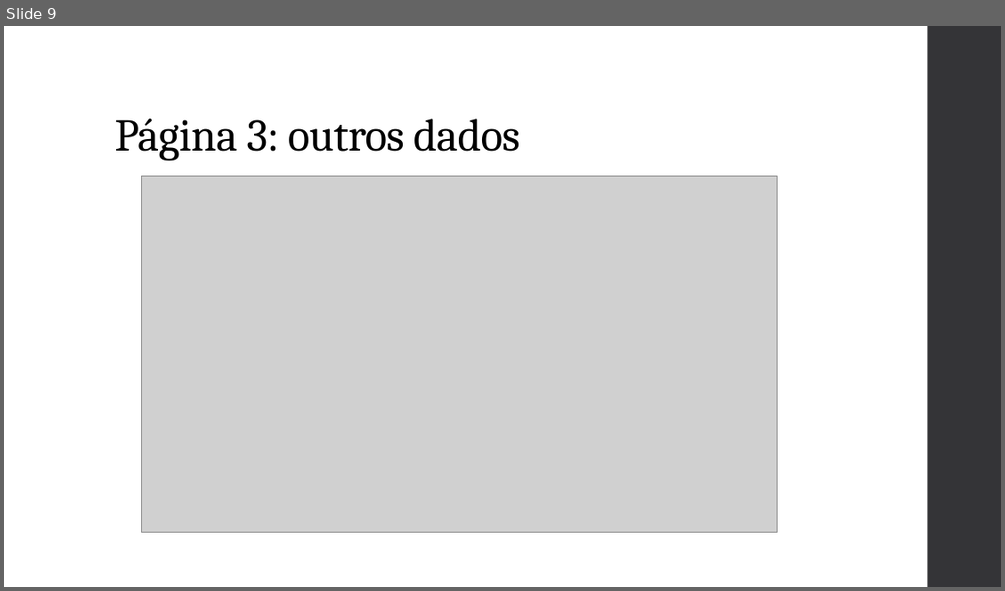
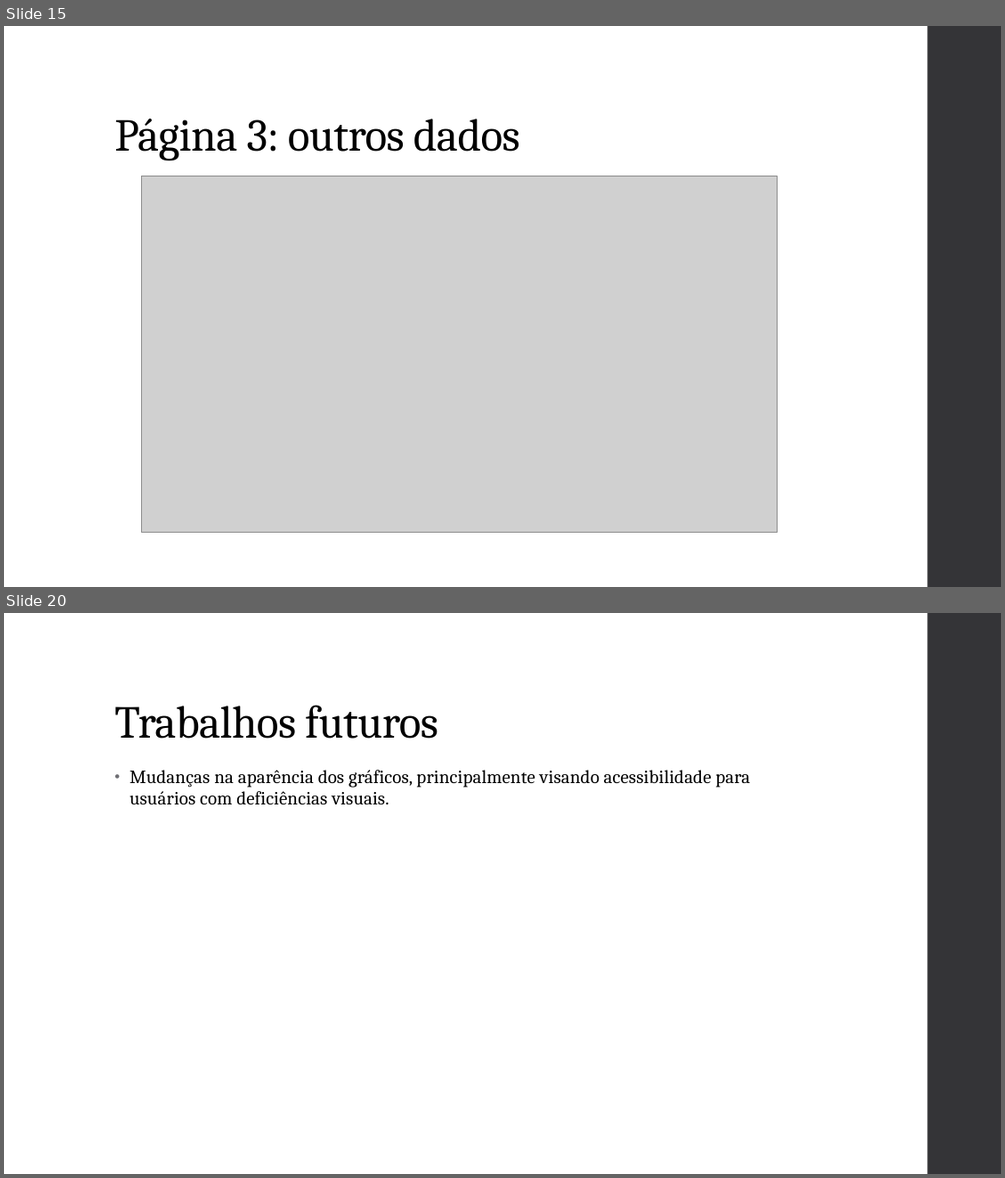
Before and after one commit to gvheisler/dashboard-disciplinas, a slide deck: presentation/presentation.pptx. Shown one above the other, each under a label of ours: slide 9 before the commit, slides 15 and 20 after it; the slides between them are not shown. The pictures are 1005x591 and 1005x1178 pixels, drawn with LibreOffice and Linux fonts; fonts in the diff are those of the drawing; grey boxes stand for pictures. Boxes give left, top, right and bottom in pixels: in the first picture for what was removed or moved away, otherwise in the second. Text is boxed around its words. In the diff, an @@ line names an element or a change of style, - is before the commit and + after.

```diff
--- a/presentation/presentation.pptx
+++ b/presentation/presentation.pptx
@@ slide 20 added at (4,613,1001,1174), background #FFFFFF; not listed: 1 template element that a slide beside it also shows @@
@@ title added at (114,705,438,738), 44 pt, text #000000 @@
+Trabalhos futuros
@@ text added at (129,770,750,804), 18 pt, text #000000 @@
+• Mudanças na aparência dos gráficos, principalmente visando acessibilidade para usuários com deficiências visuais.
@@ what was slide 9 is now slide 15 @@
```
Also in this commit, not shown: 9 other slides added, 1 other file.
